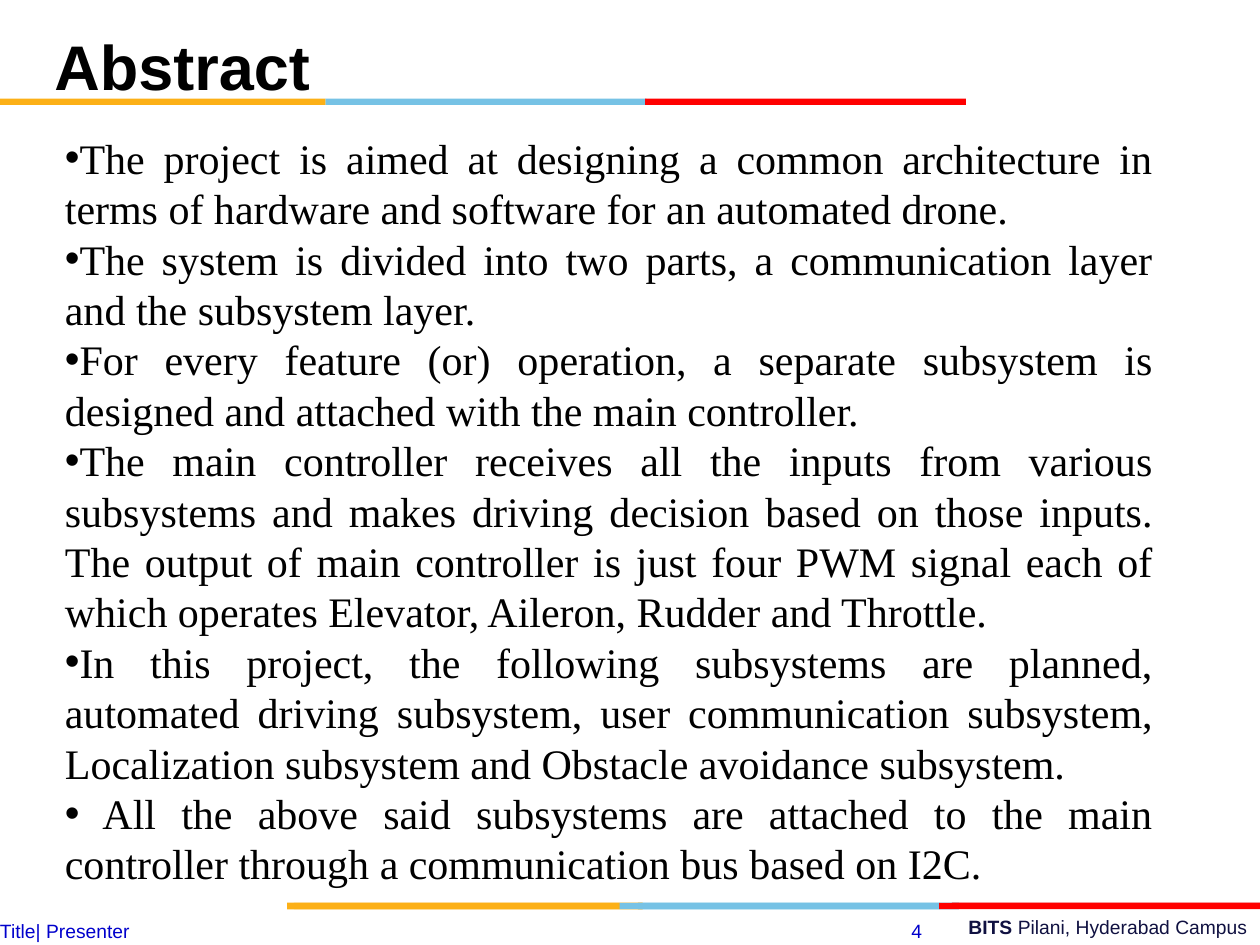
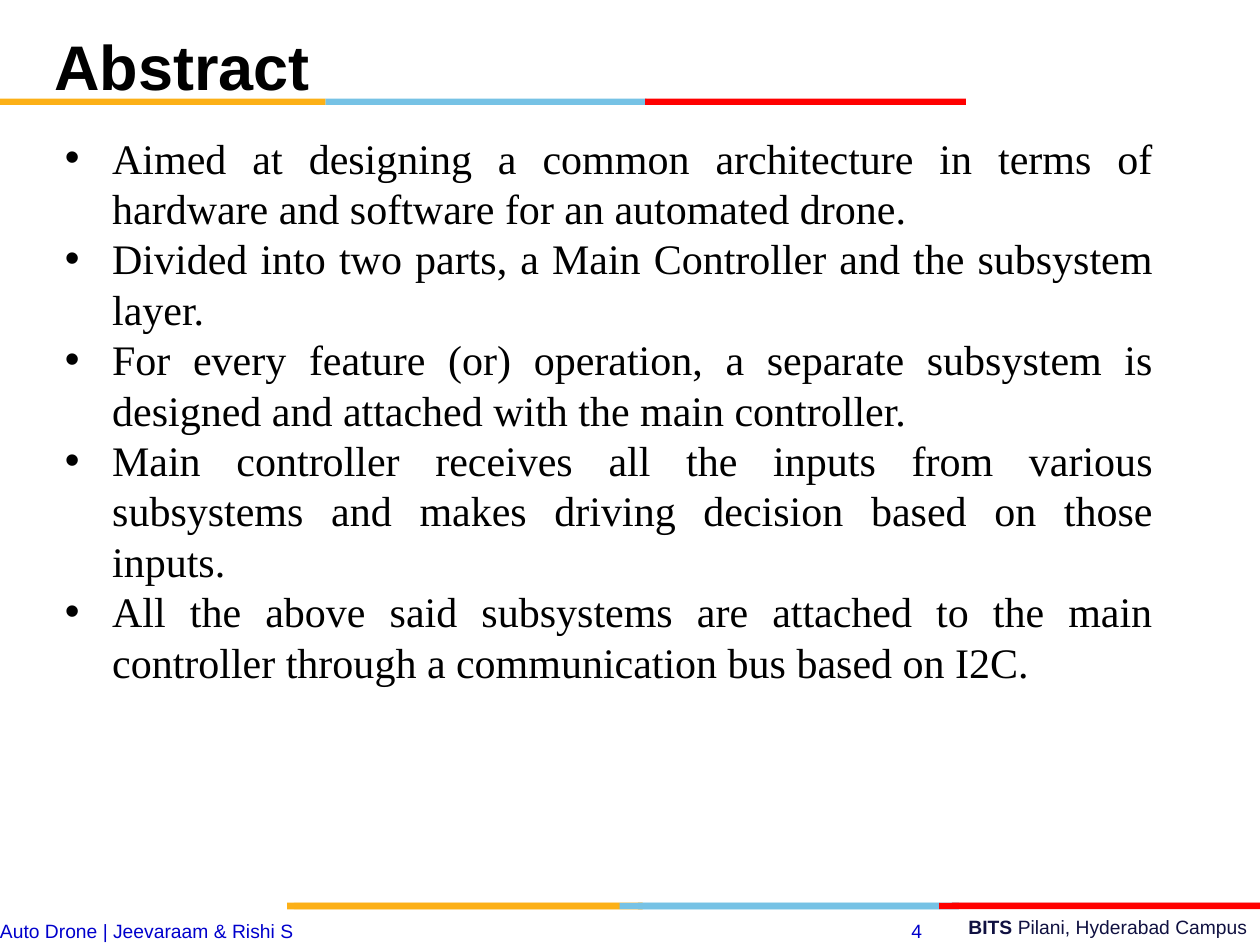
Before and after one commit to jeevaraam/AutoDrone, a slide deck: slide 4 of esd final.pptx. Drawn at 1260x945 pixels with LibreOffice and Linux fonts; fonts in the diff are those of the drawing; background and template pictures are left out. Boxes give left, top, right and bottom in pixels: in the first picture for what was removed or moved away, otherwise in the second. Text is boxed around its words. In the diff, an @@ line names an element or a change of style, - is before the commit and + after.

Commit message:
Presentation Update

```diff
--- a/esd final.pptx
+++ b/esd final.pptx
@@ text at (112,144,1153,334): text changed @@
-• The project is aimed at designing a common architecture in terms of hardware and software for an automated drone.
-• The system is divided into two parts, a communication layer and the subsystem layer.
+• Aimed at designing a common architecture in terms of hardware and software for an automated drone.
+• Divided into two parts, a Main Controller and the subsystem layer.
@@ text at (112,345,1152,687): indent changed @@
@@ text at (112,446,1153,586): text changed @@
-• The main controller receives all the inputs from various subsystems and makes driving decision based on those inputs. The output of main controller is just four PWM signal each of which operates Elevator, Aileron, Rudder and Throttle.
-• In this project, the following subsystems are planned, automated driving subsystem, user communication subsystem, Localization subsystem and Obstacle avoidance subsystem.
+• Main controller receives all the inputs from various subsystems and makes driving decision based on those inputs.
@@ text at (0,924,293,939): text changed @@
-Title| Presenter
+Auto Drone | Jeevaraam & Rishi S
```
Also in this commit, not shown: 10 other slides changed, 10 slides added, 2 slides removed.
